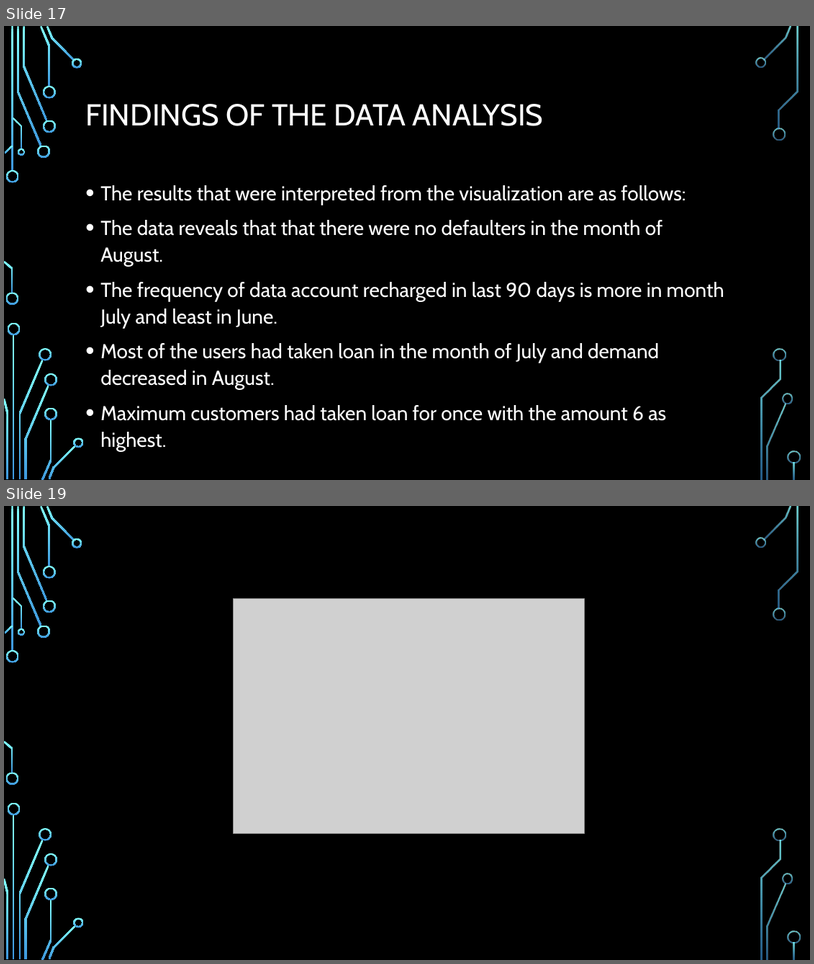
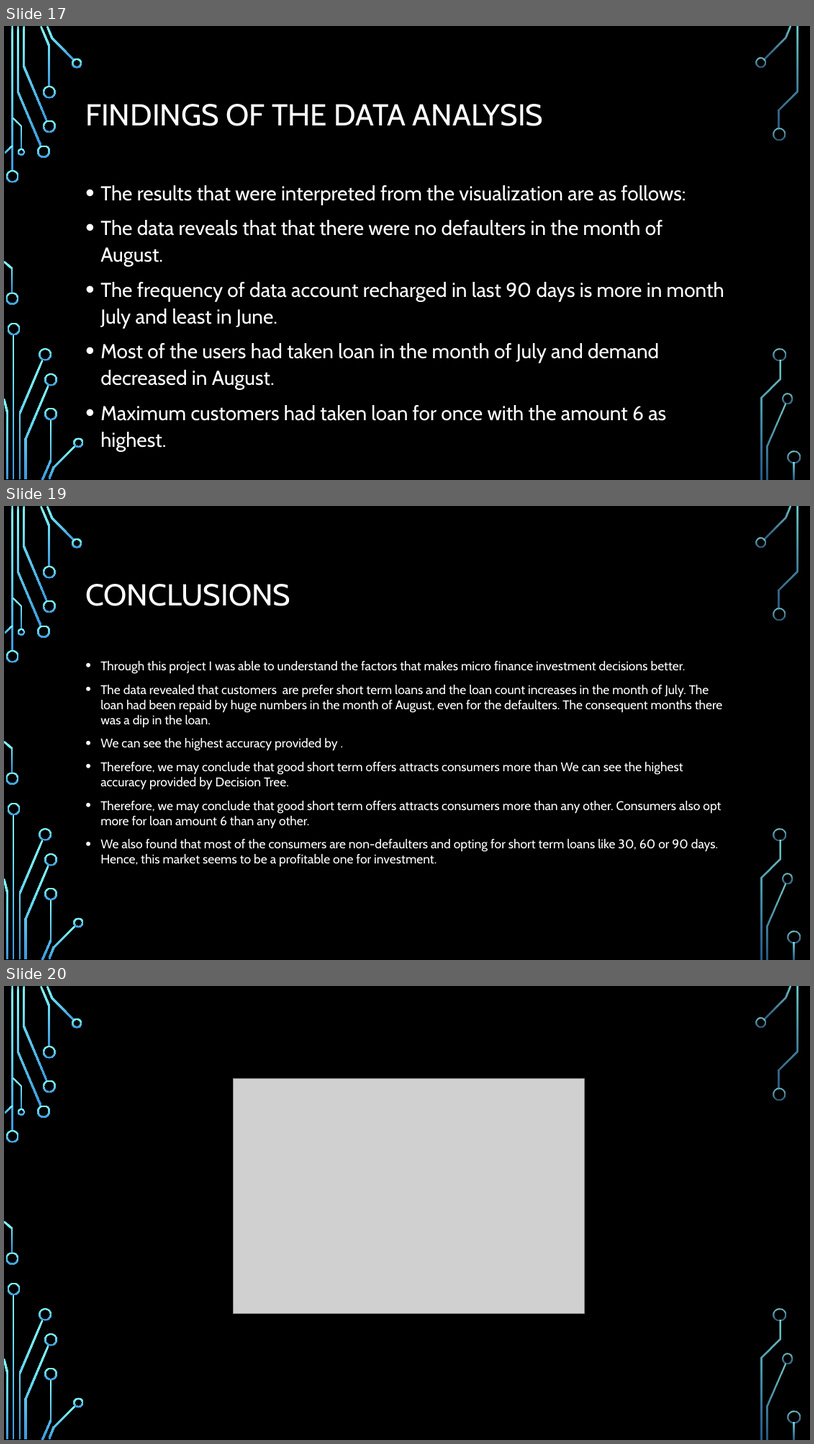
Before and after one commit to Debanti14/Internship, a slide deck: Micro Credit Defaulter Project/Micro Credit Defaulter project ppt.pptx. Shown one above the other, each under a label of ours: slides 17 and 19 before the commit, slides 17, 19 and 20 after it; the slides between them are not shown. The pictures are 814x964 and 814x1444 pixels, drawn with LibreOffice and Linux fonts; fonts in the diff are those of the drawing; grey boxes stand for pictures; background and template pictures are left out. Boxes give left, top, right and bottom in pixels: in the first picture for what was removed or moved away, otherwise in the second. Text is boxed around its words. In the diff, an @@ line names an element or a change of style, - is before the commit and + after.

```diff
--- a/Micro Credit Defaulter Project/Micro Credit Defaulter project ppt.pptx
+++ b/Micro Credit Defaulter Project/Micro Credit Defaulter project ppt.pptx
@@ slide 19 added at (4, 506, 810, 960), background picture (left out); not listed: 36 template elements that a slide beside it also shows @@
@@ title added at (85, 584, 291, 606), 36 pt, text #FFFFFF @@
+CONCLUSIONS
@@ text added at (100, 661, 723, 867), 15 pt, text #FFFFFF @@
+• Through this project I was able to understand the factors that makes micro finance investment decisions better.
+• The data revealed that customers are prefer short term loans and the loan count increases in the month of July. The loan had been repaid by huge numbers in the month of August, even for the defaulters. The consequent months there was a dip in the loan.
+• We can see the highest accuracy provided by .
+• Therefore, we may conclude that good short term offers attracts consumers more than We can see the highest accuracy provided by Decision Tree.
+• Therefore, we may conclude that good short term offers attracts consumers more than any other. Consumers also opt more for loan amount 6 than any other.
+• We also found that most of the consumers are non-defaulters and opting for short term loans like 30, 60 or 90 days. Hence, this market seems to be a profitable one for investment.
@@ what was slide 19 is now slide 20 @@
```
Also in this commit, not shown: 3 slides changed, 1 other slide added, 1 slide removed, 1 other file.
